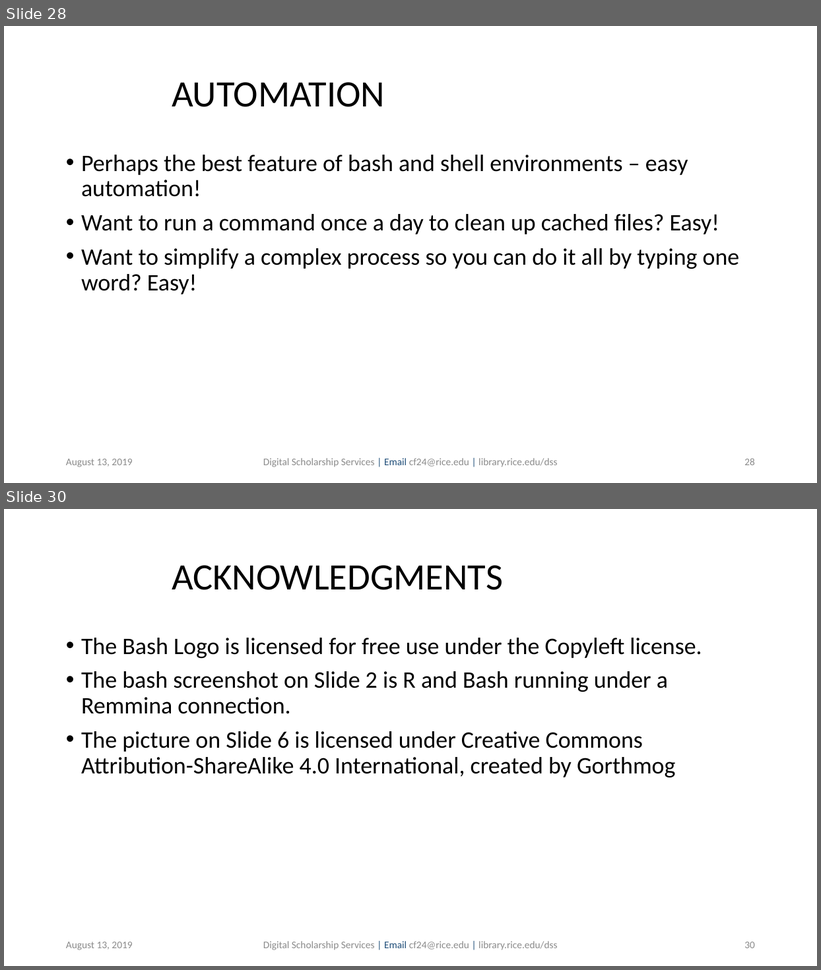
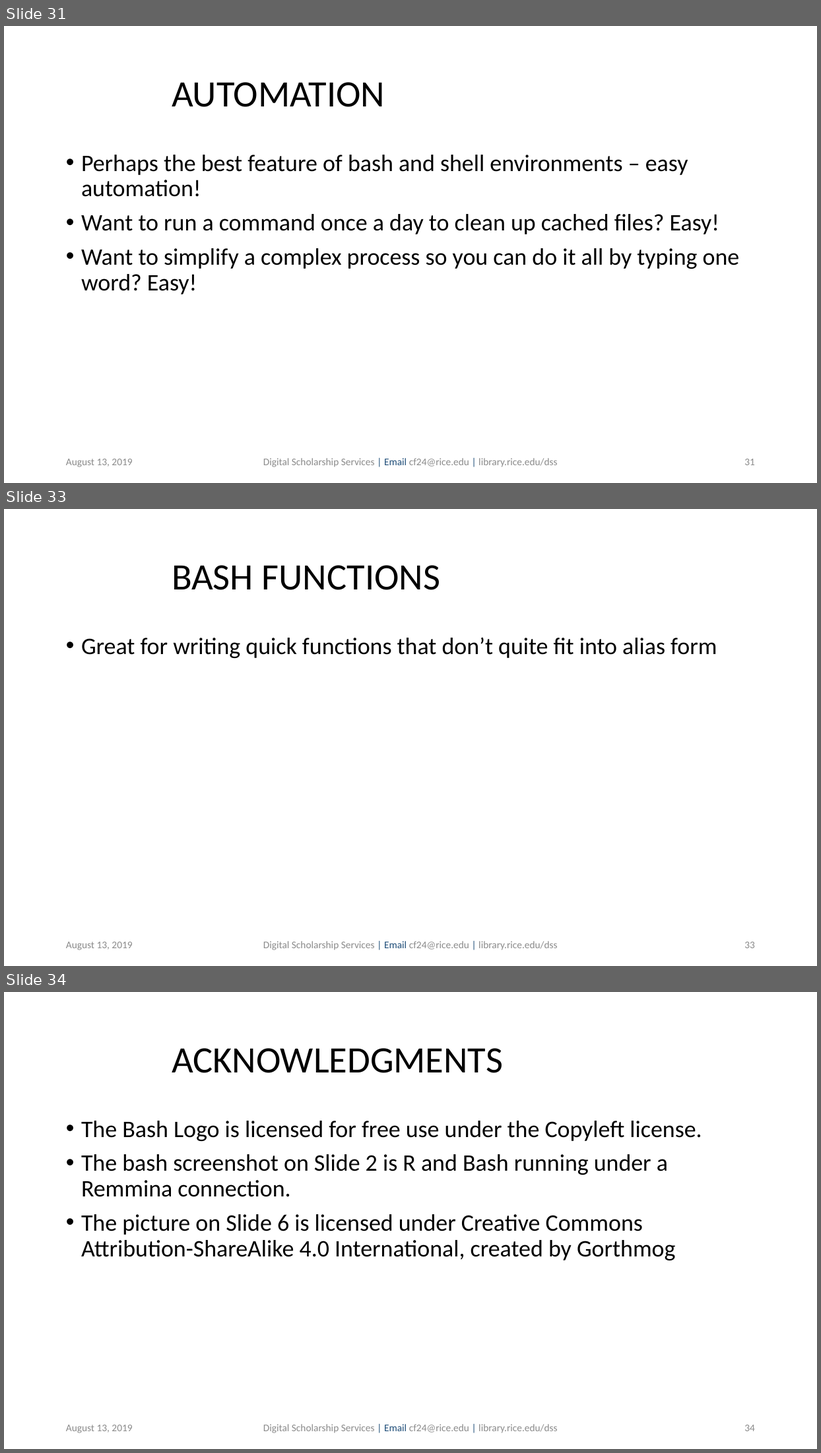
Before and after one commit to bakitybacon/rice-data-and-donuts, a slide deck: bash/Introduction to Bash.pptx. Shown one above the other, each under a label of ours: slides 28 and 30 before the commit, slides 31, 33 and 34 after it; the slides between them are not shown. The pictures are 821x970 and 821x1453 pixels, drawn with LibreOffice and Linux fonts; fonts in the diff are those of the drawing; background and template pictures are left out. Boxes give left, top, right and bottom in pixels: in the first picture for what was removed or moved away, otherwise in the second. Text is boxed around its words. In the diff, an @@ line names an element or a change of style, - is before the commit and + after.

```diff
--- a/bash/Introduction to Bash.pptx
+++ b/bash/Introduction to Bash.pptx
@@ slide 33 added at (4, 509, 817, 966), background #FFFFFF @@
@@ title added at (172, 565, 440, 590), 44 pt, text #000000 @@
+BASH FUNCTIONS
@@ text added at (81, 638, 717, 658), 28 pt, text #000000 @@
+• Great for writing quick functions that don’t quite fit into alias form
@@ text added at (66, 942, 132, 951), 12 pt, text #8C8C8C @@
+August 13, 2019
@@ text added at (263, 941, 557, 951), 12 pt, text #8C8C8C @@
+Digital Scholarship Services | Email cf24@rice.edu | library.rice.edu/dss
@@ page number added at (745, 942, 755, 949), 12 pt, text #8C8C8C @@
+33
@@ what was slide 28 is now slide 31 @@
@@ page number at (745, 459, 755, 466): text changed @@
-28
+31
@@ what was slide 30 is now slide 34 @@
@@ page number at (745, 1425, 755, 1432): text changed @@
-30
+34
```
Also in this commit, not shown: 1 slide changed, 3 other slides added.
